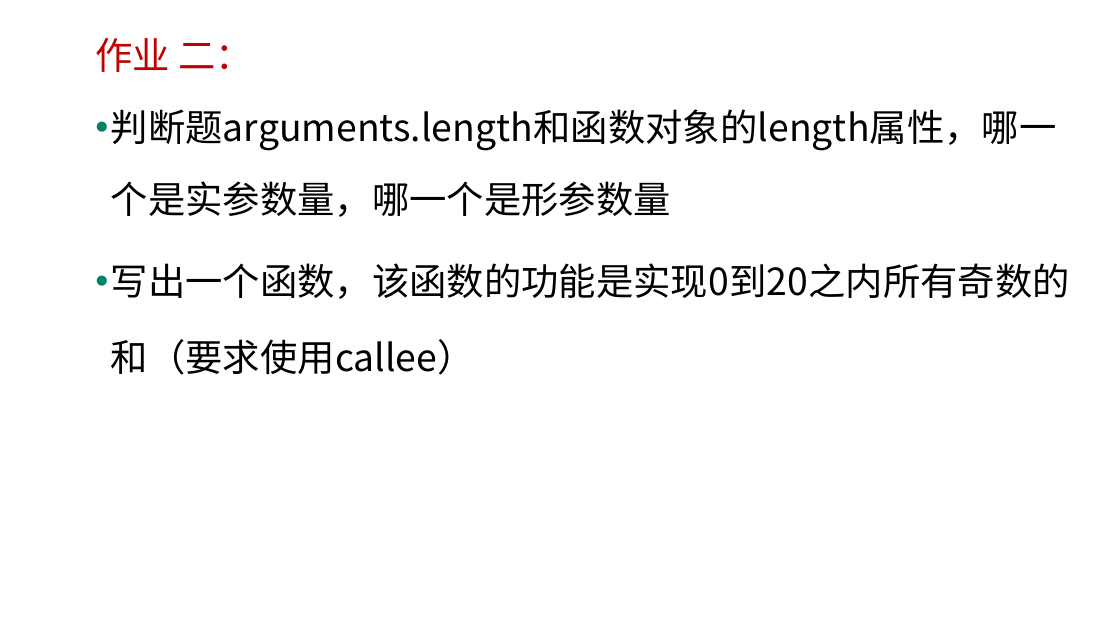
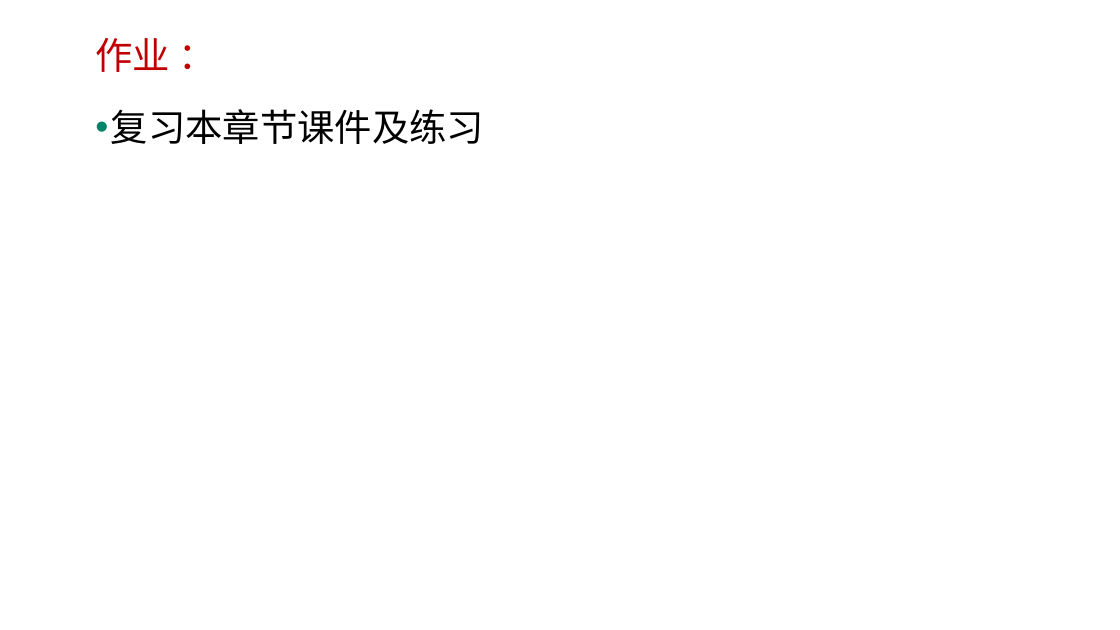
Before and after one commit to edu2act/course-javascript-advanced, a slide deck: slide 35 of 课程PPT/04.JavaScript函数进阶一.pptx. Drawn at 1120x630 pixels with LibreOffice and Linux fonts; fonts in the diff are those of the drawing; background and template pictures are left out. Boxes give left, top, right and bottom in pixels: in the first picture for what was removed or moved away, otherwise in the second. Text is boxed around its words. In the diff, an @@ line names an element or a change of style, - is before the commit and + after.

Commit message:
V0.4.1	更新PPT(04)和LS04，增加NodeFunTest练习（9月19号）

```diff
--- a/课程PPT/04.JavaScript函数进阶一.pptx
+++ b/课程PPT/04.JavaScript函数进阶一.pptx
@@ text at (95, 38, 170, 72): text changed @@
-作业 二：
+作业 ：
@@ text at (111, 109, 484, 144): text changed @@
-• 判断题arguments.length和函数对象的length属性，哪一个是实参数量，哪一个是形参数量
-• 写出一个函数，该函数的功能是实现0到20之内所有奇数的和（要求使用callee）
+• 复习本章节课件及练习
```
Also in this commit, not shown: 5 other slides changed, 7 other files.
